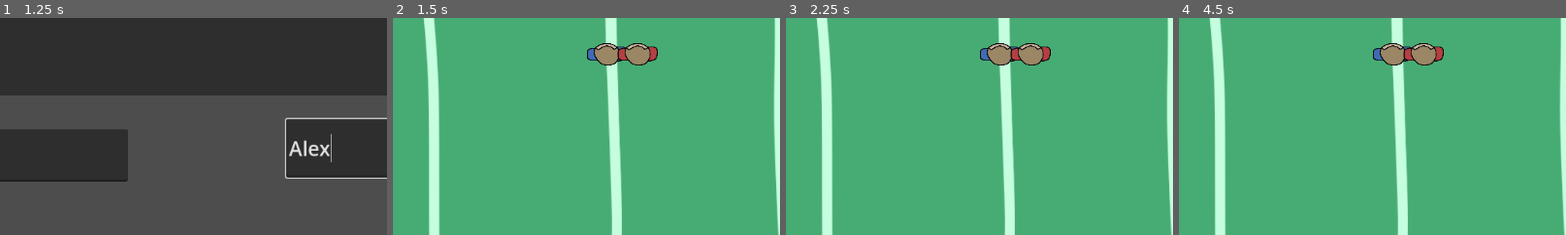
Above: before the commit, frames 1-4 (left to right).
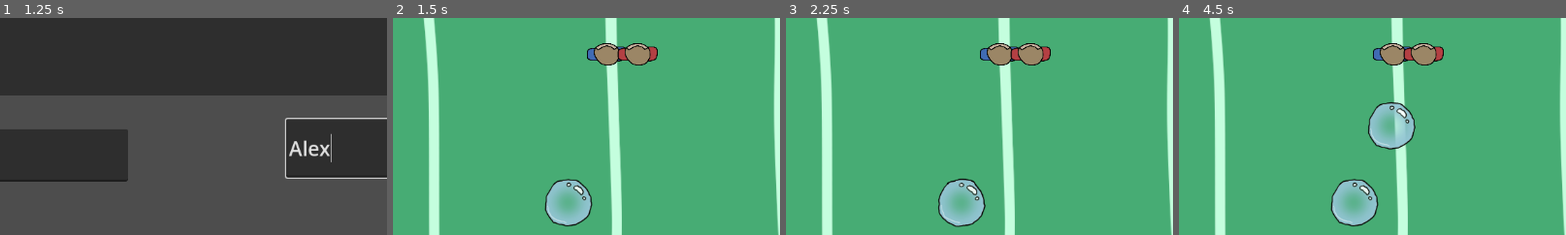
Above: after the commit, the same moments.

Repository: Calandir/ggj-2025
Game: Godot game, scene res://Scenes/menu.tscn
Same seed, same stepped clock (60 frames per second), same inputs: the game is played once before the commit and once after it.
Inputs (mouse positions are % of the whole screen's width and height, from its top left):
- Up to frame 1 (1.25 s): click (20, 73) at 0.52 s; type "Alex" at 0.6 s; click (80, 72) at 0.75 s; type "Alex" at 0.83 s
- Up to frame 2 (1.5 s): click "START" at 1.25 s
- Up to frame 3 (2.25 s): no input
- Up to frame 4 (4.5 s): no input
The pictures show only the part of the screen within x 23-72%, y 42-92%; the shares and areas given below are measured in that part.

Frame 1 is identical in both runs. In frame 2, 2.2% of the frame differs, in the area x 39-52%, y 74-96%; in frame 3, 2.2%; in frame 4, 4.3%, in the area x 39-62%, y 38-96%.
Error before the commit: Parse Error: Could not preload resource file "res://Scenes/Bubble.tscn". (res://Scripts/debug_bubble_spawner.gd:8)

Commit message:
fix for bubble scene?

Diff:
--- a/Scenes/Bubble.tscn
+++ b/Scenes/Bubble.tscn
@@ -38,9 +38,7 @@
 position = Vector2(-1, 180)
 mass = 0.1
 gravity_scale = 0.0
-lock_rotation = true
 linear_damp = 0.5
-script = ExtResource("1_n7mas")
 
 [node name="CollisionShape2D" type="CollisionShape2D" parent="."]
 shape = SubResource("CircleShape2D_0wiy4")
Not shown: 1 places in Scenes/example_scene.tscn that only renumber resources
